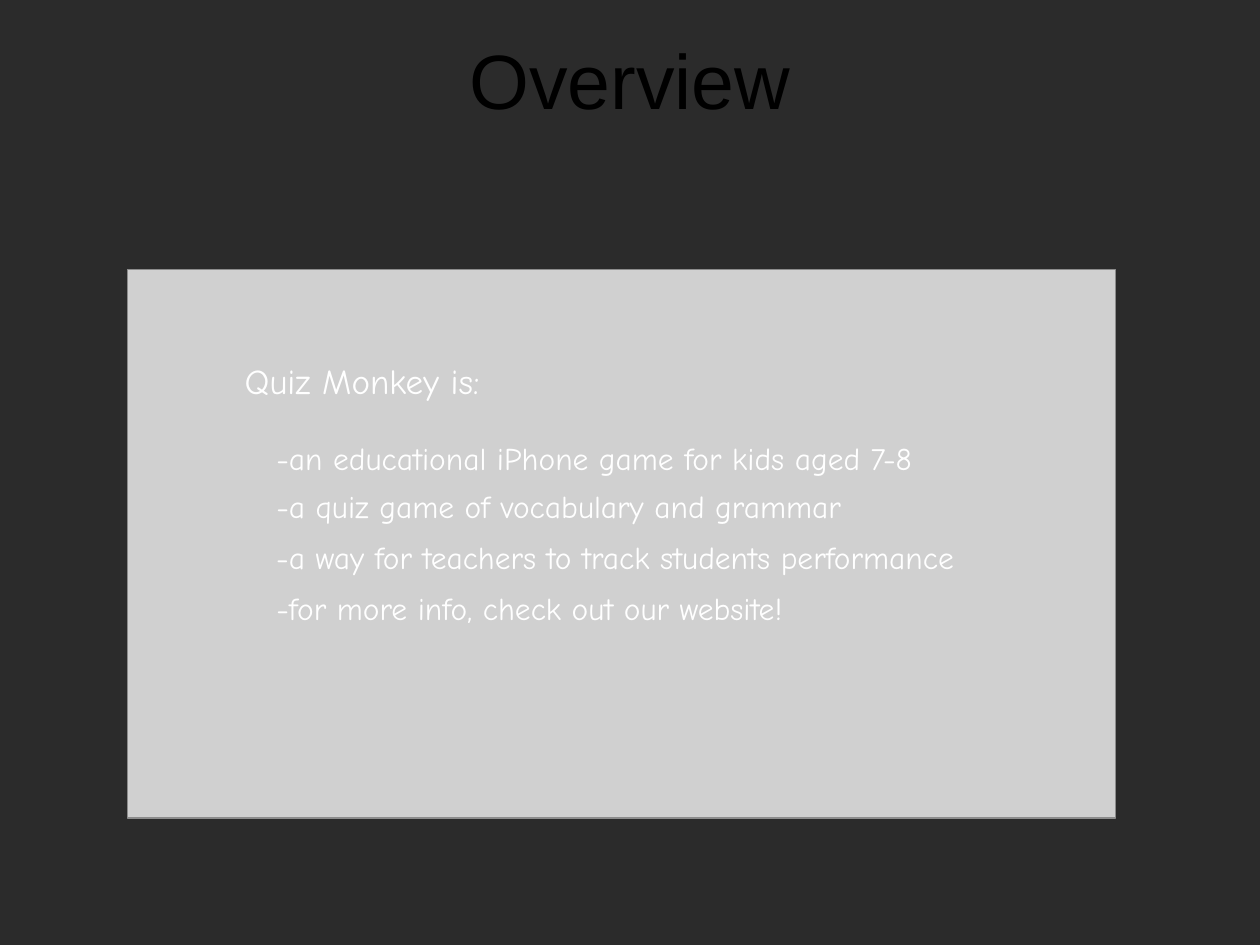
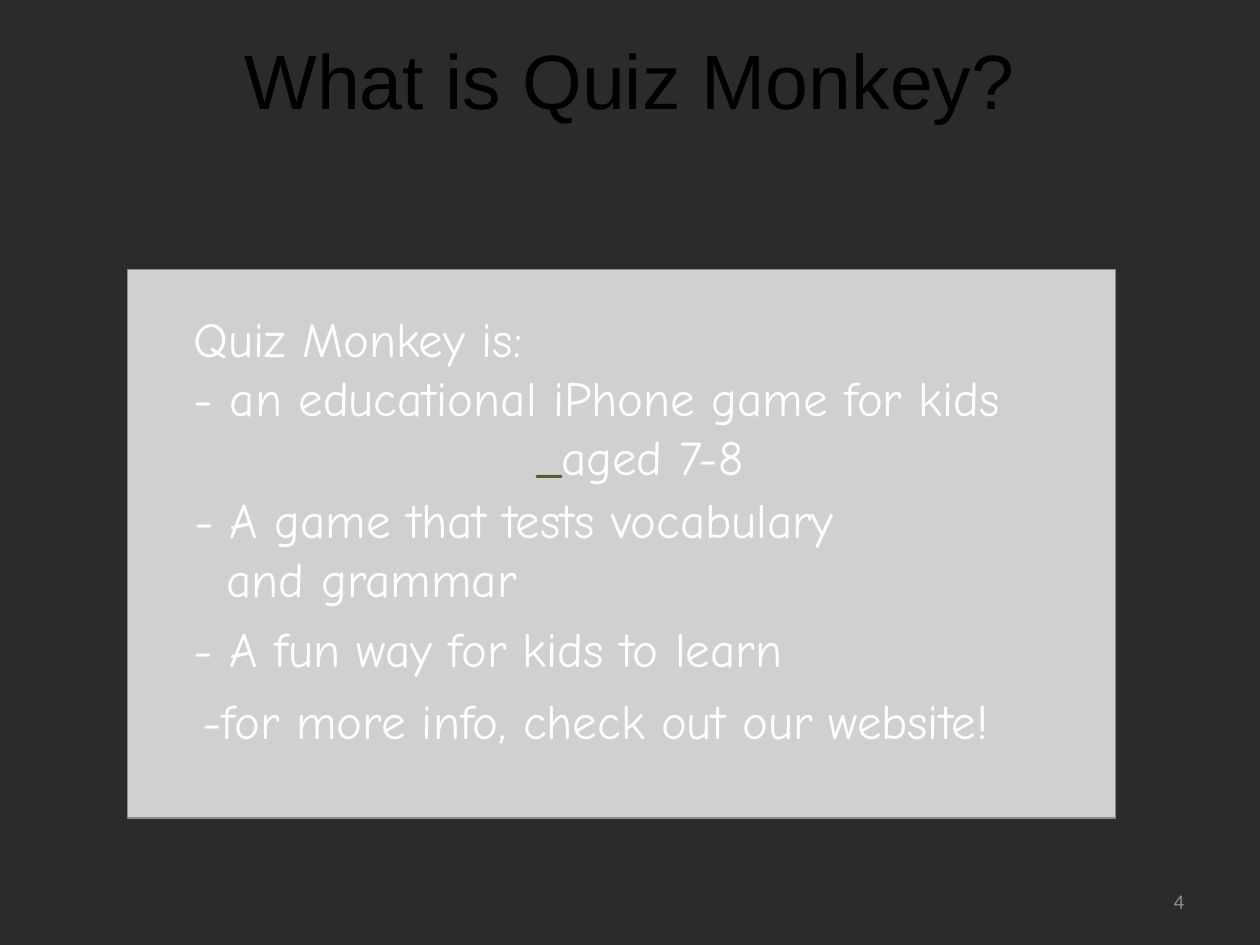
Before and after one commit to coolcatco888/cmpt275group11, a slide deck: slide 4 of documents/presentation1/Presentation1.pptx. Drawn at 1260x945 pixels with LibreOffice and Linux fonts; fonts in the diff are those of the drawing; grey boxes stand for pictures; background and template pictures are left out; a plain dark background stands for a picture behind light text. Boxes give left, top, right and bottom in pixels: in the first picture for what was removed or moved away, otherwise in the second. Text is boxed around its words. In the diff, an @@ line names an element or a change of style, - is before the commit and + after.

```diff
--- a/documents/presentation1/Presentation1.pptx
+++ b/documents/presentation1/Presentation1.pptx
@@ title at [245,54,1014,124]: text changed @@
-Overview
+What is Quiz Monkey?
@@ text "Quiz Monkey is:": place and size @@
-text "Quiz Monkey is:" at [245,371,912,476]
+text "Quiz Monkey is:" at [194,324,1000,484]
@@ text at [194,324,522,366]: size 20 to 28 pt in "Quiz Monkey is:" @@
@@ text at [230,383,1000,484]: text changed; size 18 to 28 pt @@
--an educational iPhone game for kids aged 7-8
+- an educational iPhone game for kids _aged 7-8
@@ text at [227,505,834,606]: text changed; size 18 to 28 pt @@
--a quiz game of vocabulary and grammar
+- A game that tests vocabulary
+and grammar
@@ text at [230,634,782,676]: text changed; size 18 to 28 pt @@
--a way for teachers to track students performance
+- A fun way for kids to learn
@@ text "-for more info, check out ...": place and size @@
-text "-for more info, check out ..." at [276,599,783,622]
+text "-for more info, check out ..." at [202,706,988,743]
@@ text "-for more info, check out ..." at [202,706,988,743]: size 18 to 28 pt @@
@@ page number added at [1174,895,1185,909], 12 pt, text #8C8C8C @@
+4
```
Also in this commit, not shown: 6 other slides changed, 9 slides added, 6 slides removed.
